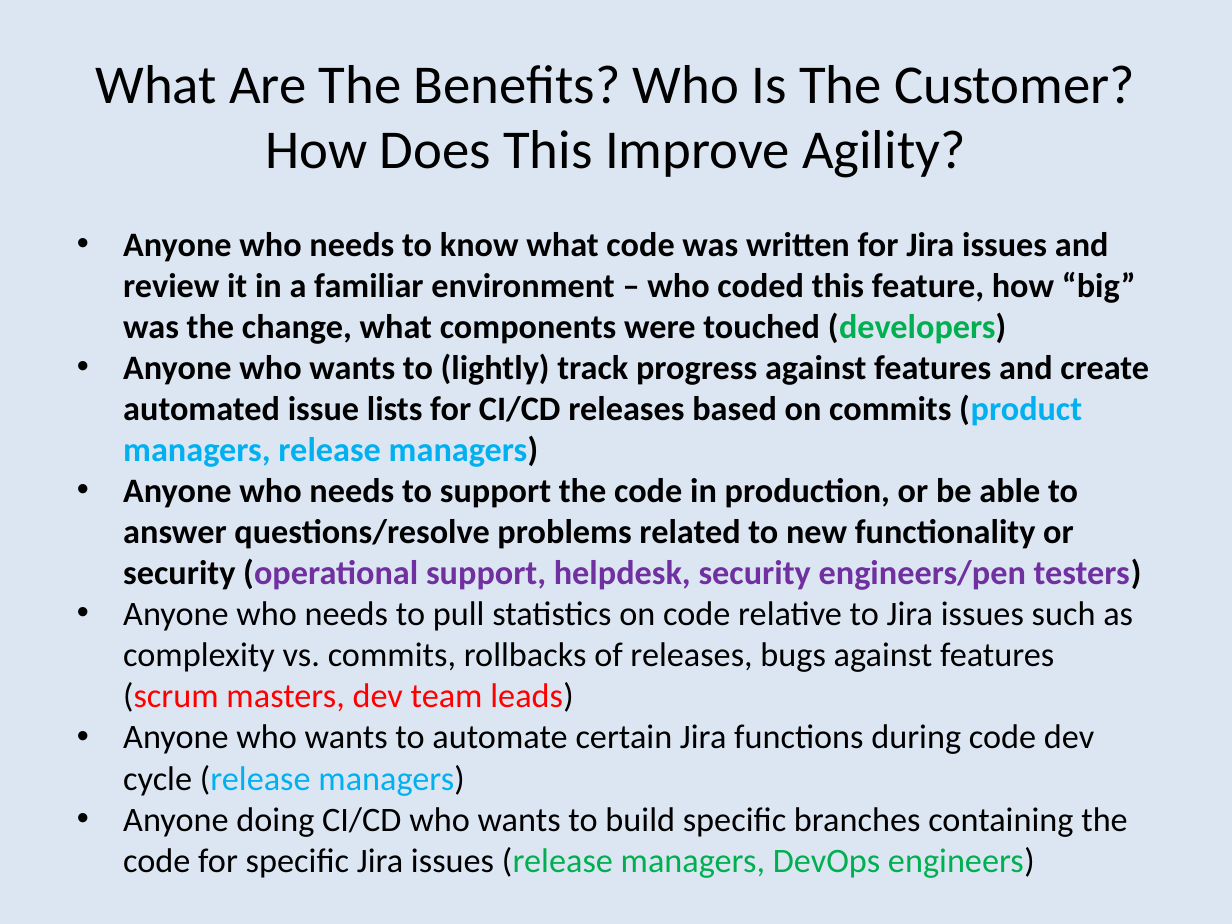
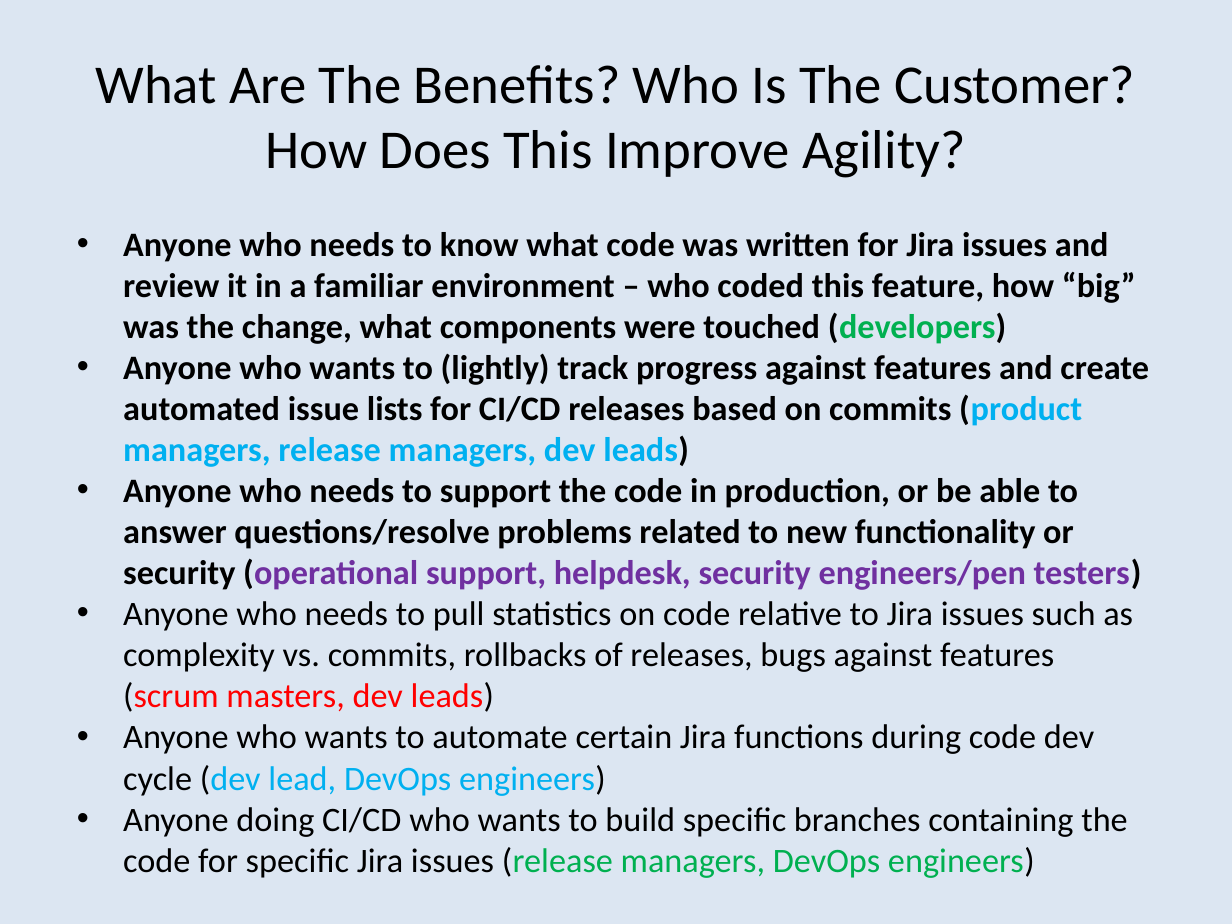
Before and after one commit to bobk/jirapresentations, a slide deck: slide 3 of Git Integration Options for Jira.pptx. Drawn at 1232x924 pixels with LibreOffice and Linux fonts; fonts in the diff are those of the drawing. Boxes give left, top, right and bottom in pixels: in the first picture for what was removed or moved away, otherwise in the second. Text is boxed around its words. In the diff, an @@ line names an element or a change of style, - is before the commit and + after.

```diff
--- a/Git Integration Options for Jira.pptx
+++ b/Git Integration Options for Jira.pptx
@@ text at bbox=[123, 353, 1149, 467]: text changed @@
-• Anyone who wants to (lightly) track progress against features and create automated issue lists for CI/CD releases based on commits (product managers, release managers)
+• Anyone who wants to (lightly) track progress against features and create automated issue lists for CI/CD releases based on commits (product managers, release managers, dev leads)
@@ text at bbox=[123, 601, 1133, 796]: text changed @@
-• Anyone who needs to pull statistics on code relative to Jira issues such as complexity vs. commits, rollbacks of releases, bugs against features (scrum masters, dev team leads)
-• Anyone who wants to automate certain Jira functions during code dev cycle (release managers)
+• Anyone who needs to pull statistics on code relative to Jira issues such as complexity vs. commits, rollbacks of releases, bugs against features (scrum masters, dev leads)
+• Anyone who wants to automate certain Jira functions during code dev cycle (dev lead, DevOps engineers)
```
Also in this commit, not shown: 5 other slides changed, 1 slide added.
